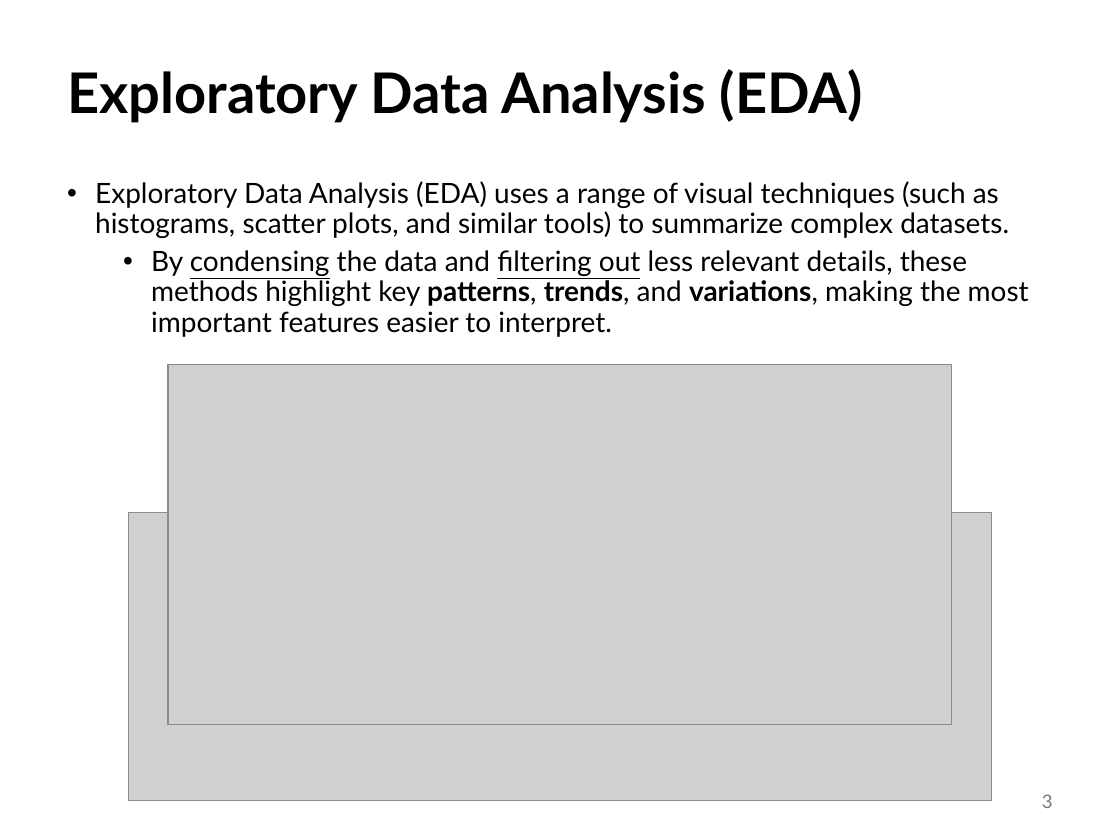
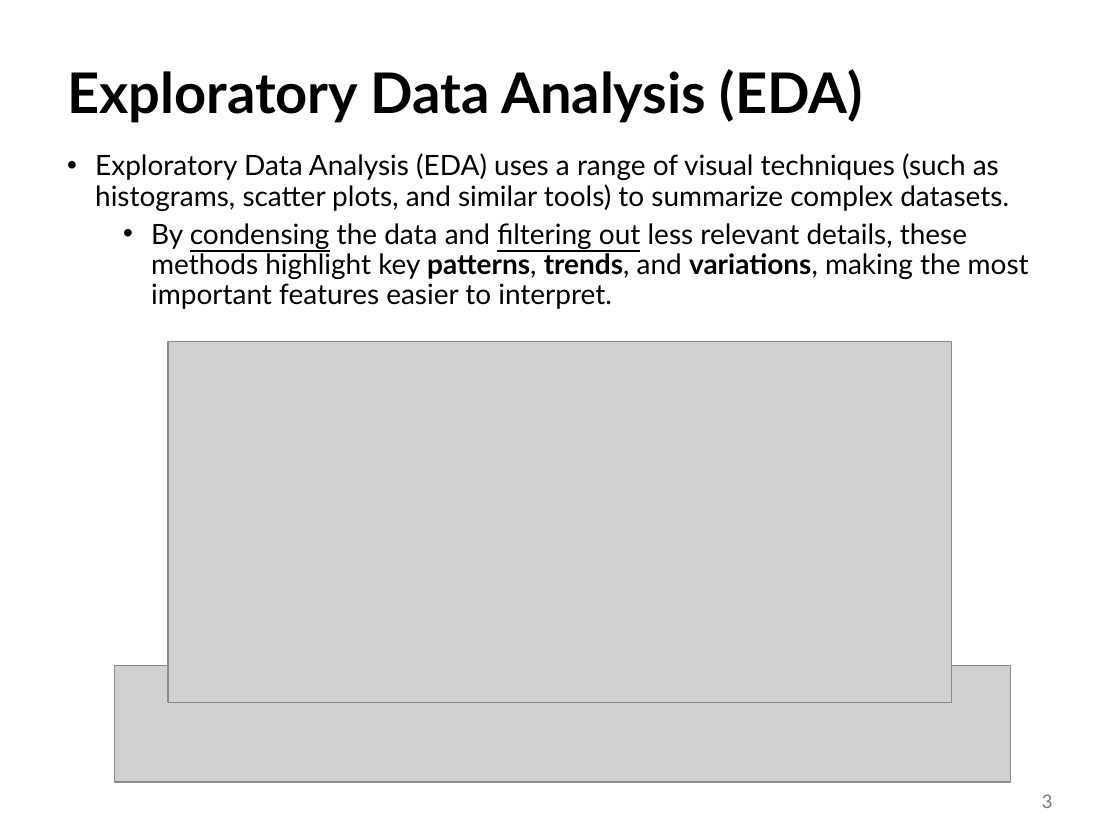
Before and after one commit to abuabara/abuabara.github.io, a slide deck: slide 3 of DAEN489S26/week12_slides.pptx. Drawn at 1120x840 pixels with LibreOffice and Linux fonts; fonts in the diff are those of the drawing; grey boxes stand for pictures. Boxes give left, top, right and bottom in pixels: in the first picture for what was removed or moved away, otherwise in the second. Text is boxed around its words. In the diff, an @@ line names an element or a change of style, - is before the commit and + after.

```diff
--- a/DAEN489S26/week12_slides.pptx
+++ b/DAEN489S26/week12_slides.pptx
@@ text "Exploratory Data Analysis (EDA) uses ...": place and size @@
-text "Exploratory Data Analysis (EDA) uses ..." at [95, 181, 1029, 337]
+text "Exploratory Data Analysis (EDA) uses ..." at [95, 153, 1029, 309]
@@ picture: place and size @@
-picture at [168, 364, 952, 725]
+picture at [168, 342, 952, 702]
@@ picture: place and size @@
-picture at [129, 513, 991, 801]
+picture at [114, 665, 1010, 782]
```
Also in this commit, not shown: 15 other slides changed, 7 slides added, 2 slides removed, 1 other file.
